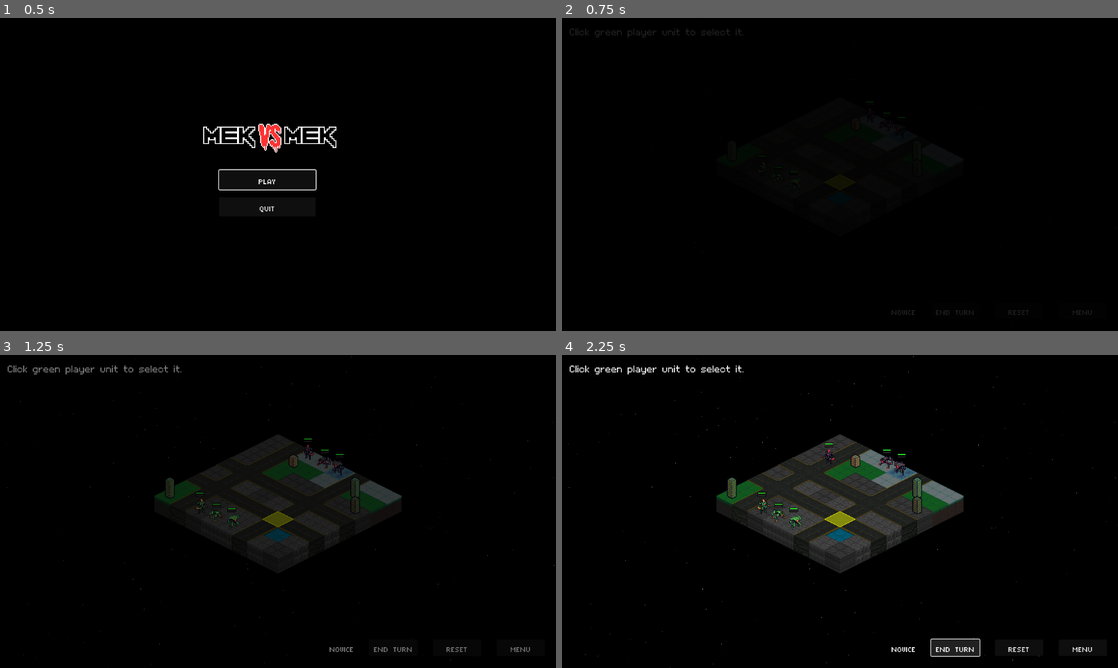
Above: before the commit, frames 1-4 (two rows, left to right).
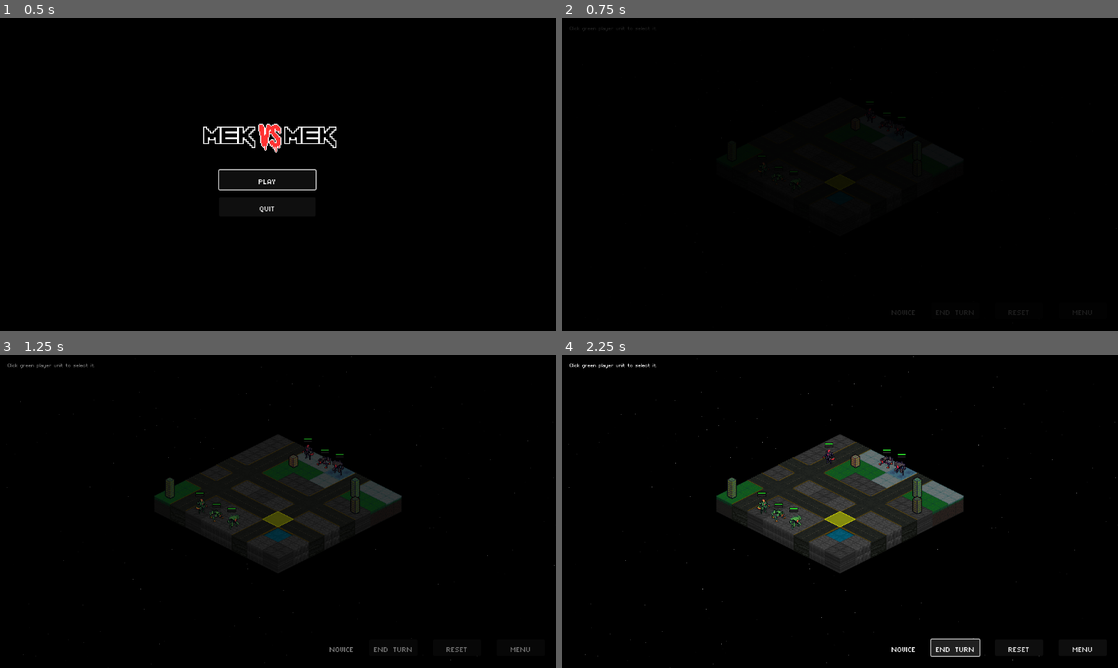
Above: after the commit, the same moments.

Repository: Tekknobot/Terrain
Game: Godot game, scene res://Scenes/TitleScreen.tscn
Same seed, same stepped clock (60 frames per second), same inputs: the game is played once before the commit and once after it. Sound files missing from this copy of the repository are replaced by a short silence.
Inputs:
- Up to frame 1 (0.5 s): no input
- Up to frame 2 (0.75 s): click "PLAY" at 0.5 s
- Up to frame 3 (1.25 s): no input
- Up to frame 4 (2.25 s): click "END TURN" at 1.25 s; click "END TURN" at 2 s

Frame 1 is identical in both runs. In frame 2, 0.1% of the frame differs, in the area x 1-33%, y 2-7%; in frame 3, 0.3%; in frame 4, 0.4%.

Commit message:
Set modulation tint after level up.

Diff:
--- a/Scenes/Main.tscn
+++ b/Scenes/Main.tscn
@@ -320,7 +320,7 @@
 offset_right = 264.0
 offset_bottom = 40.0
 theme_override_fonts/font = ExtResource("39_mfbvt")
-theme_override_font_sizes/font_size = 32
+theme_override_font_sizes/font_size = 16
 text = "Tutorial text goes here."
 
 [node name="HUDLayer" type="CanvasLayer" parent="."]
--- /dev/null
+++ b/Scripts/MusicManager.gd
@@ -0,0 +1,31 @@
+extends Node
+
+# Music player node
+var player: AudioStreamPlayer
+# List of tracks to play (fill in or set from code)
+var playlist: Array[AudioStream] = []
+var current_track_index := 0
+
+func _ready():
+	# Create an AudioStreamPlayer once, no re-adding or destroying
+	player = AudioStreamPlayer.new()
+	add_child(player)
+	player.finished.connect(_on_player_finished)
+
+	# Example playlist setup (replace with your own audio files)
+	playlist = [
+		preload("res://Audio/Music/Track 1.wav")
+	]
+
+	play_current_track()
+
+func play_current_track():
+	if playlist.is_empty():
+		return
+
+	player.stream = playlist[current_track_index]
+	player.play()
+
+func _on_player_finished():
+	current_track_index = (current_track_index + 1) % playlist.size()
+	play_current_track()
--- a/Scripts/Unit.gd
+++ b/Scripts/Unit.gd
@@ -968,8 +968,13 @@
 			sprite.material = sprite.get_meta("saved_material")
 			sprite.remove_meta("saved_material")
 
+		has_moved = true
+		has_attacked = true
+
 		# 6) Restore the previously grabbed modulate:
-		sprite.modulate = prior_modulate
+		sprite.modulate = Color(0.4, 0.4, 0.4, 1)
+
+
 
 # ─────────────────────────────────────────────────────────────────────────────
 # 1) Hulk – Ground Slam
--- a/project.godot
+++ b/project.godot
@@ -27,6 +27,7 @@
 GameState="*res://Scripts/GameState.gd"
 NetworkTester="*res://Scripts/NetworkTester.gd"
 TutorialManager="*res://Scripts/TutorialManager.gd"
+MusicManager="*res://Scripts/MusicManager.gd"
 
 [display]
 
Not shown, added: Audio/Music/Track 1.wav.import
Not shown, changed: Audio/.DS_Store
Not shown, added: Audio/Music/Track 1.wav
